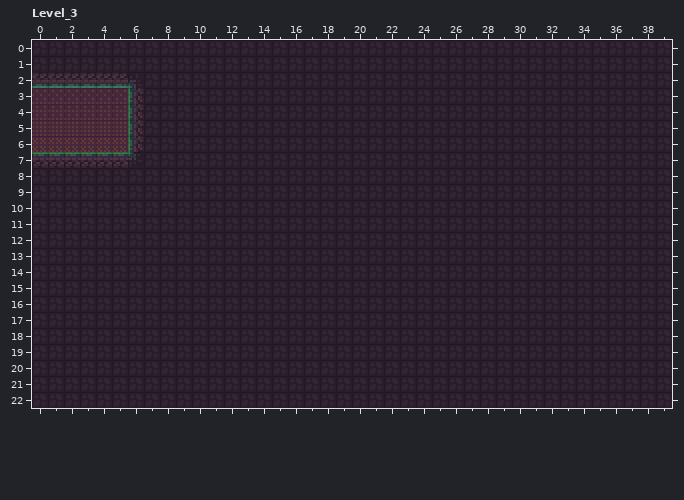
A LDtk project gets an edit: levels/game3.ldtk. This is how it looked before the edit.
Cells are 8x8 px. Shown: Level_3 x 0..39, y 0..22.
And afterwards:
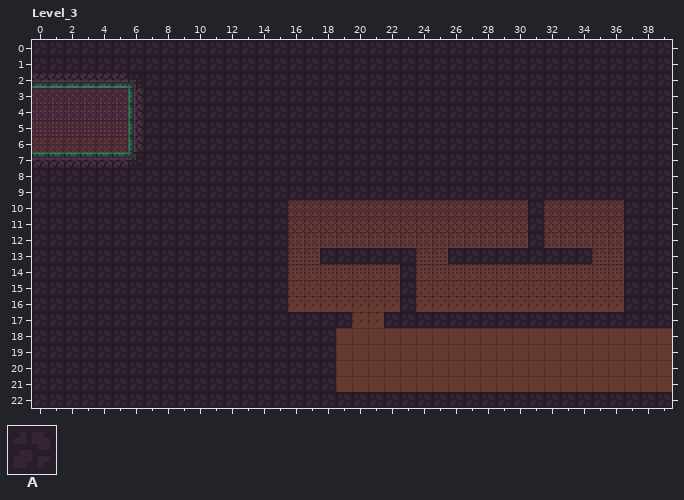
Key: from "Ground": A 36.
_ is an empty cell.
Changes in this commit:
Layer "Ground":
Tile A is gone in rows 10 to 12 at x 16 to 30 and 32 to 36; in row 13 at x 16 to 17, 24 to 25 and 35 to 36; in rows 14 to 16 at x 16 to 22 and 24 to 36; in row 17 at x 20 to 21; in rows 18 to 21 at x 19 to 39.
